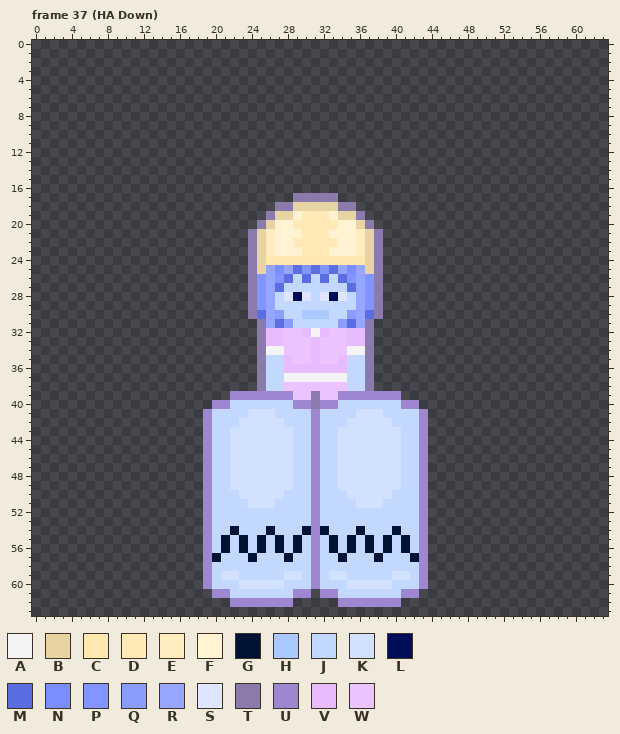
Pixel-art file -- Amity Chain (Art Files)/Digital Art/Sprites/Characters/Project Files/SolisSprite.aseprite. That is the earlier state.
64x64 pixels, 234 frames. Colours within 5 levels of each other are drawn and written as one. Shown: frame 37 (HA Down). The commit also changed other frames, which this record leaves out.
Visible layers, top first: "Layer 2", "Layer 1", "Layer 3".
Palette (. is transparent): A #f4f4f4  B #e7d4a2  C #ffe8af  D #ffeab7  E #ffedc0  F #fff3d3  G #001334  H #aac9ff  J #c2d8ff  K #d1e1ff  L #000d58  M #5b6ee1  N #7a8eff  P #8194ff  Q #8b9cff  R #96a5ff  S #e0e5ff  T #8b7aac  U #9f86d0  V #e8bbff  W #ebc4ff
Pixels before, frame 37 (HA Down) (only the part around the change), first column x 8:
32 .................TVVWWVAVWWVVT..........
33 .................TVVWWWVWWWVVT..........
34 .................TAAWWWVWWWAAT..........
35 .................TJJVWWVWWVJJT..........
36 .................TJJVVVVVVVJJT..........
37 .................TJJAAAAAAAJJT..........
38 .................TJJWWWWWWWJJT..........
39 ..............UUUUUUUWWTWWUUUUUUU.......
40 ............UUJJJJJJJUUTUUJJJJJJJUU.....
41 ...........UJJJJKKKJJJJUJJJJKKKJJJJU....
42 ...........UJJJKKKKKJJJUJJJKKKKKJJJU....
43 ...........UJJKKKKKKKJJUJJKKKKKKKJJU....
44 ...........UJJKKKKKKKJJUJJKKKKKKKJJU....
45 ...........UJJKKKKKKKJJUJJKKKKKKKJJU....
46 ...........UJJKKKKKKKJJUJJKKKKKKKJJU....
47 ...........UJJKKKKKKKJJUJJKKKKKKKJJU....
48 ...........UJJKKKKKKKJJUJJKKKKKKKJJU....
49 ...........UJJKKKKKKKJJUJJKKKKKKKJJU....
50 ...........UJJJKKKKKJJJUJJJKKKKKJJJU....
51 ...........UJJJJKKKJJJJUJJJJKKKJJJJU....
52 ...........UJJJJJJJJJJJUJJJJJJJJJJJU....
53 ...........UJJJJJJJJJJJUJJJJJJJJJJJU....
54 ...........UJJGJJJGJJJGUGJJJGJJJGJJU....
55 ...........UJGJGJGJGJGJUJGJGJGJGJGJU....
56 ...........UJGJGJGJGJGJUJGJGJGJGJGJU....
57 ...........UGJJJGJJJGJJUJJGJJJGJJJGU....
58 ...........UJJJJJJJJJJJUJJJJJJJJJJJU....
59 ...........UJKKJJJJJKKJUJKKJJJJJKKJU....
60 ...........UJJJKKKKKJJJUJJJKKKKKJJJU....
61 ............UUJJJJJJJUU.UUJJJJJJJUU.....
62 ..............UUUUUUU.....UUUUUUU.......
63 ........................................
Now the later version:
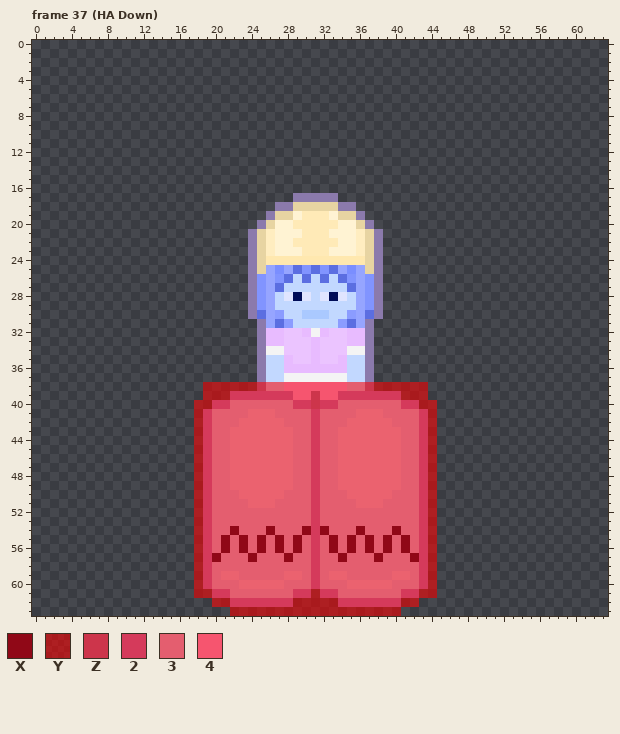
Colours new in this view: X #900817  Y #ff000090  Z #cd354b  2 #d53a5b  3 #e45e6f  4 #f6556f
The edit:
layer "Hitboxes" now shown
colour K: #d1e1ff -> #eb626f
Changed rows in their new state; - is a pixel that keeps its letter.
Frame 37 (HA Down), layer "Hitboxes":
first column x 18:
38 -YYYYYYZ33444444433ZYYYYYY-
39 -YYY222222244Z442222222YYY-
40 YY22333333322Z22333333322YY
41 Y23333---333323333---33332Y
42 Y2333-----3332333-----3332Y
43 Y233-------33233-------332Y
44 Y233-------33233-------332Y
45 Y233-------33233-------332Y
46 Y233-------33233-------332Y
47 Y233-------33233-------332Y
48 Y233-------33233-------332Y
49 Y233-------33233-------332Y
50 Y2333-----3332333-----3332Y
51 Y23333---333323333---33332Y
52 Y2333333333332333333333332Y
53 Y2333333333332333333333332Y
54 Y233X333X333X2X333X333X332Y
55 Y23X3X3X3X3X323X3X3X3X3X32Y
56 Y23X3X3X3X3X323X3X3X3X3X32Y
57 Y2X333X333X33233X333X333X2Y
58 Y2333333333332333333333332Y
59 Y23--33333--323--33333--32Y
60 Y2333-----3332333-----3332Y
61 YY22333333322Y22333333322YY
62 --YY2222222YYYYY2222222YY--
63 ----YYYYYYYYYYYYYYYYYYY----
Boxes around the changes in both pictures, in picture pixels (x1, y1, x2, y2):
changed: (194, 382, 437, 616)
